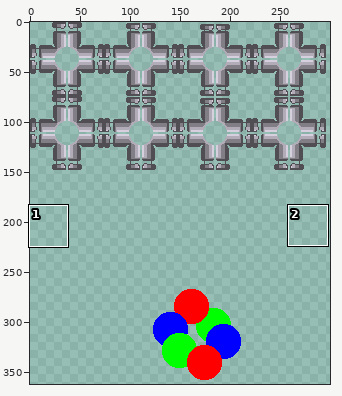
File history of a sprite sheet, of_preRelease_v007_iphone/apps/builds/RGBlaster/bin/data/sprites/blaster_sprite.png. The picture above shows the old version from afar; the outline marks the close-up.
Close-up. Before the edit:
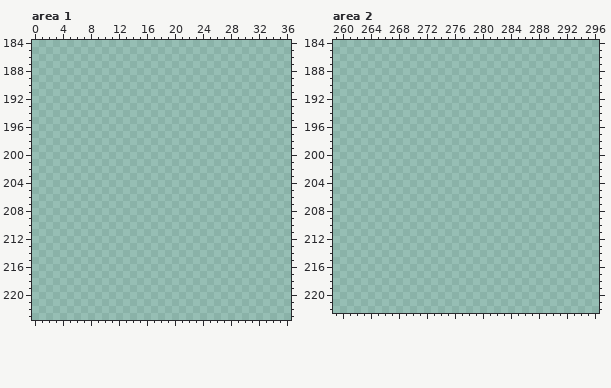
The file is 512x512 pixels. Shown: area 1: x 0..36, y 184..223; area 2: x 259..296, y 184..222. The wide view leaves out empty margins. The commit also changed other parts of the picture, which this record leaves out.
The result:
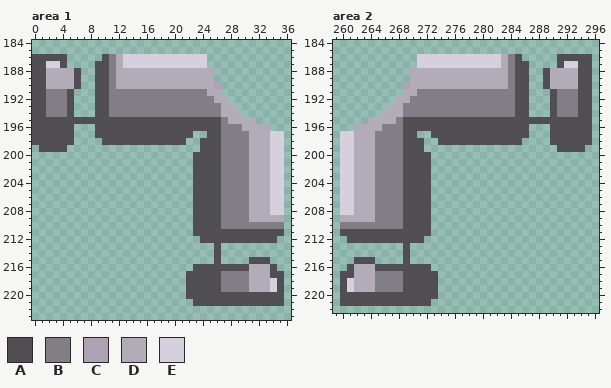
Palette (. is transparent): A #504e52  B #817e85  C #ada3b4  D #b2acb9  E #d6cfdd
From old to new:
Changed rows in their new state; - is an unchanged pixel.
Area 1:
first column x 0:
186 AAAAA-----ABDEEEEEEEEEEEE-----------
187 AAEEA----AABDEEEEEEEEEEEE-----------
188 AADDDDA--AABDDDDDDDDDDDDDD----------
189 AADDDDA--AABDDDDDDDDDDDDDD----------
190 AADDDDA--AABDDDDDDDDDDDDDDC---------
191 AABBBA---AABBBBBBBBBBBBBBDD---------
192 AABBBA---AABBBBBBBBBBBBBBBDD--------
193 AABBBA---AABBBBBBBBBBBBBBBBDD-------
194 AABBBA---AABBBBBBBBBBBBBBBBDDD------
195 AAAAAAAAAAAAAAAAAAAAAAAAAAABDDDD----
196 AAAAAA---AAAAAAAAAAAAAAAAAABBBDDDD--
197 AAAAAA---AAAAAAAAAAAAAA--AABBBBDDDEE
198 AAAAAA----AAAAAAAAAAAA--AAABBBBDDDEE
199 -AAAA-------------------AAABBBBDDDEE
200 -----------------------AAAABBBBDDDEE
201 -----------------------AAAABBBBDDDEE
202 -----------------------AAAABBBBDDDEE
203 -----------------------AAAABBBBDDDEE
204 -----------------------AAAABBBBDDDEE
205 -----------------------AAAABBBBDDDEE
206 -----------------------AAAABBBBDDDEE
207 -----------------------AAAABBBBDDDEE
208 -----------------------AAAABBBBDDDEE
209 -----------------------AAAABBBBDDDDD
210 -----------------------AAAABBBBBBBBB
211 -----------------------AAAAAAAAAAAAA
212 ------------------------AAAAAAAAAAA-
213 --------------------------A---------
214 --------------------------A---------
215 --------------------------A----AAA--
216 -----------------------AAAAAAAADDDA-
217 ----------------------AAAAABBBBDDDAA
218 ----------------------AAAAABBBBDDDEA
219 ----------------------AAAAABBBBDDDEA
220 ----------------------AAAAAAAAAAAAAA
221 -----------------------AAAAAAAAAAAAA
Area 2:
first column x 260:
186 -----------EEEEEEEEEEEEDBA-----AAAAA
187 -----------EEEEEEEEEEEEDBAA----AEEAA
188 ----------DDDDDDDDDDDDDDBAA--ADDDDAA
189 ----------DDDDDDDDDDDDDDBAA--ADDDDAA
190 ---------CDDDDDDDDDDDDDDBAA--ADDDDAA
191 ---------DDBBBBBBBBBBBBBBAA---ABBBAA
192 --------DDBBBBBBBBBBBBBBBAA---ABBBAA
193 -------DDBBBBBBBBBBBBBBBBAA---ABBBAA
194 ------DDDBBBBBBBBBBBBBBBBAA---ABBBAA
195 ----DDDDBAAAAAAAAAAAAAAAAAAAAAAAAAAA
196 --DDDDBBBAAAAAAAAAAAAAAAAAA---AAAAAA
197 EEDDDBBBBAA--AAAAAAAAAAAAAA---AAAAAA
198 EEDDDBBBBAAA--AAAAAAAAAAAA----AAAAAA
199 EEDDDBBBBAAA-------------------AAAA-
200 EEDDDBBBBAAAA-----------------------
201 EEDDDBBBBAAAA-----------------------
202 EEDDDBBBBAAAA-----------------------
203 EEDDDBBBBAAAA-----------------------
204 EEDDDBBBBAAAA-----------------------
205 EEDDDBBBBAAAA-----------------------
206 EEDDDBBBBAAAA-----------------------
207 EEDDDBBBBAAAA-----------------------
208 EEDDDBBBBAAAA-----------------------
209 DDDDDBBBBAAAA-----------------------
210 BBBBBBBBBAAAA-----------------------
211 AAAAAAAAAAAAA-----------------------
212 -AAAAAAAAAAA------------------------
213 ---------A--------------------------
214 ---------A--------------------------
215 --AAA----A--------------------------
216 -ADDDAAAAAAAA-----------------------
217 AADDDBBBBAAAAA----------------------
218 AEDDDBBBBAAAAA----------------------
219 AEDDDBBBBAAAAA----------------------
220 AAAAAAAAAAAAAA----------------------
221 AAAAAAAAAAAAA-----------------------
